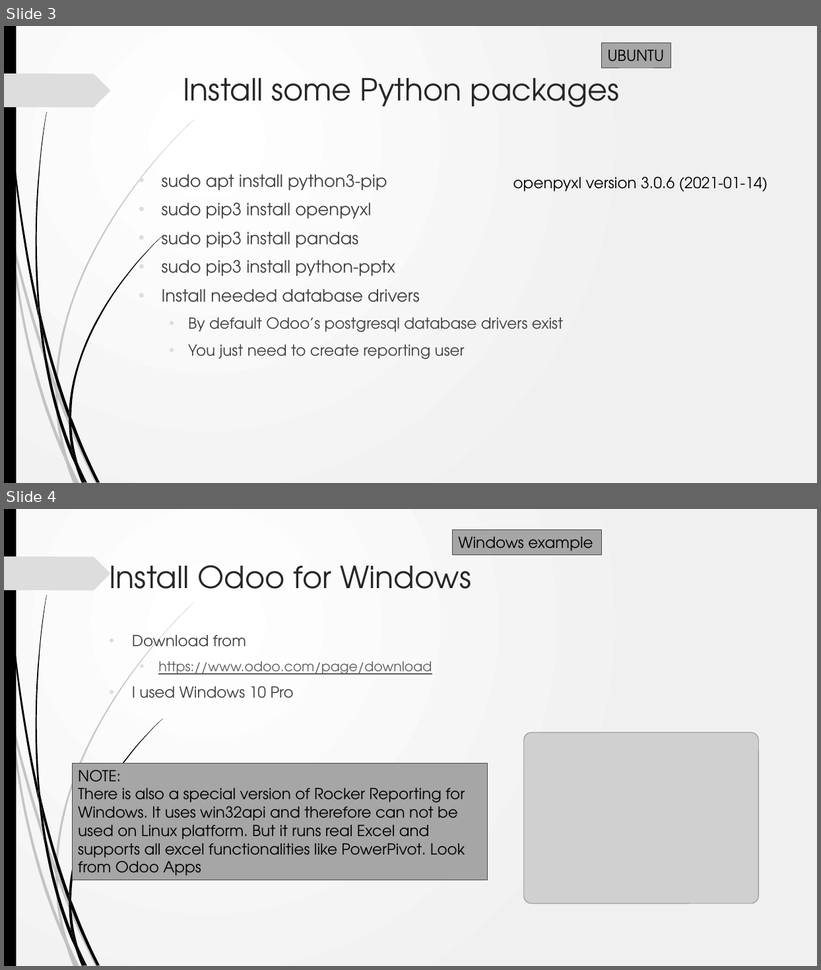
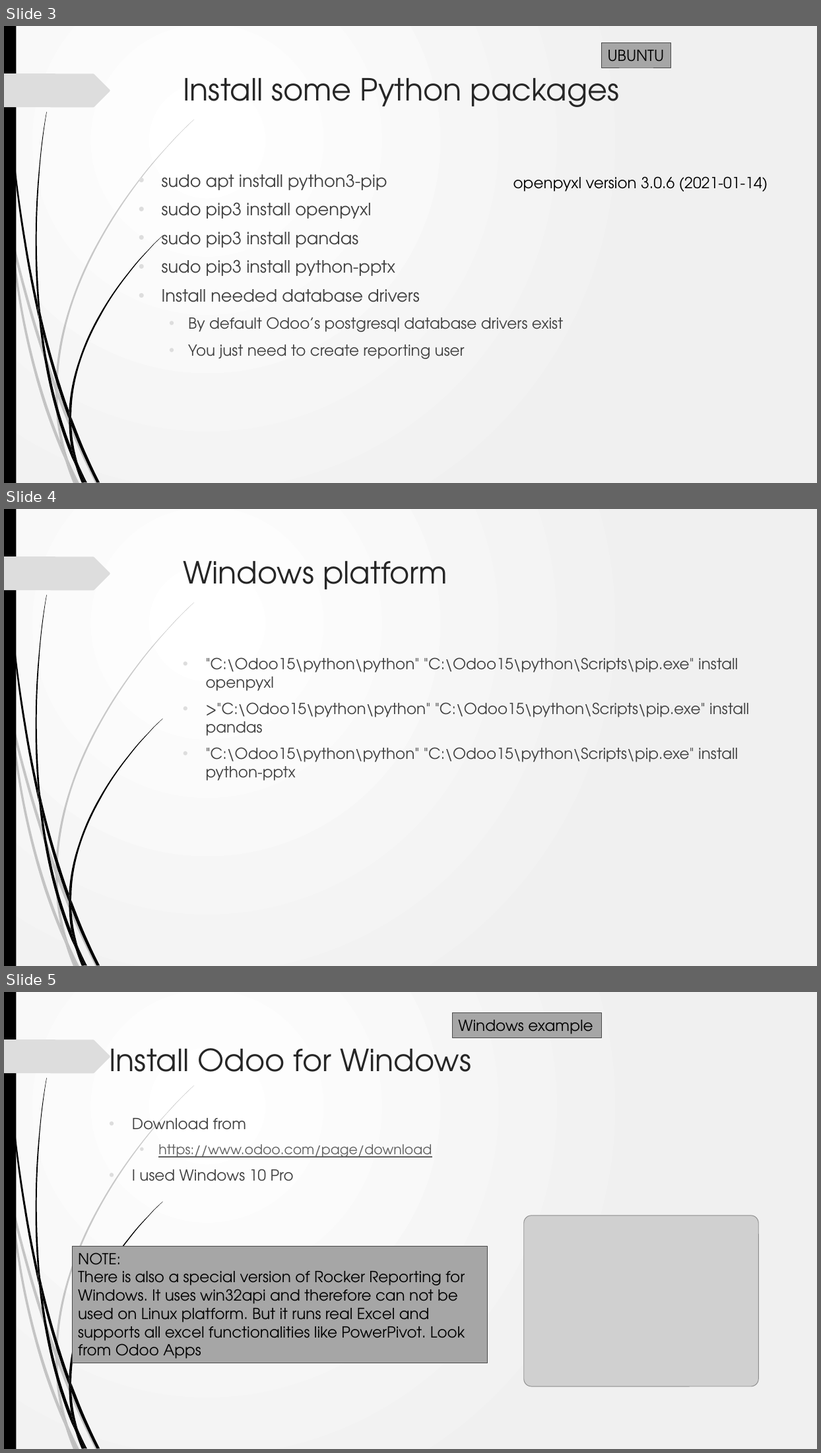
Before and after one commit to akarki58/Rocker_app_linux, a slide deck: rocker_app_v3/static/description/Rocker_install.pptx. Shown one above the other, each under a label of ours: slides 3 and 4 before the commit, slides 3, 4 and 5 after it. The pictures are 821x970 and 821x1453 pixels, drawn with LibreOffice and Linux fonts; fonts in the diff are those of the drawing; grey boxes stand for pictures; background and template pictures are left out. Boxes give left, top, right and bottom in pixels: in the first picture for what was removed or moved away, otherwise in the second. Text is boxed around its words. In the diff, an @@ line names an element or a change of style, - is before the commit and + after.

```diff
--- a/rocker_app_v3/static/description/Rocker_install.pptx
+++ b/rocker_app_v3/static/description/Rocker_install.pptx
@@ slide 4 added at (4,509,817,966), background gradient #FFFFFF to #F1F1F1; not listed: 24 template elements that a slide beside it also shows @@
@@ title added at (183,561,448,590), 36 pt, text #262626 @@
+Windows platform
@@ text added at (206,657,749,781), 18 pt, text #404040 @@
+• "C:\Odoo15\python\python" "C:\Odoo15\python\Scripts\pip.exe" install openpyxl
+• >"C:\Odoo15\python\python" "C:\Odoo15\python\Scripts\pip.exe" install pandas
+• "C:\Odoo15\python\python" "C:\Odoo15\python\Scripts\pip.exe" install python-pptx
@@ what was slide 4 is now slide 5 @@
```
Also in this commit, not shown: 3 other files.
